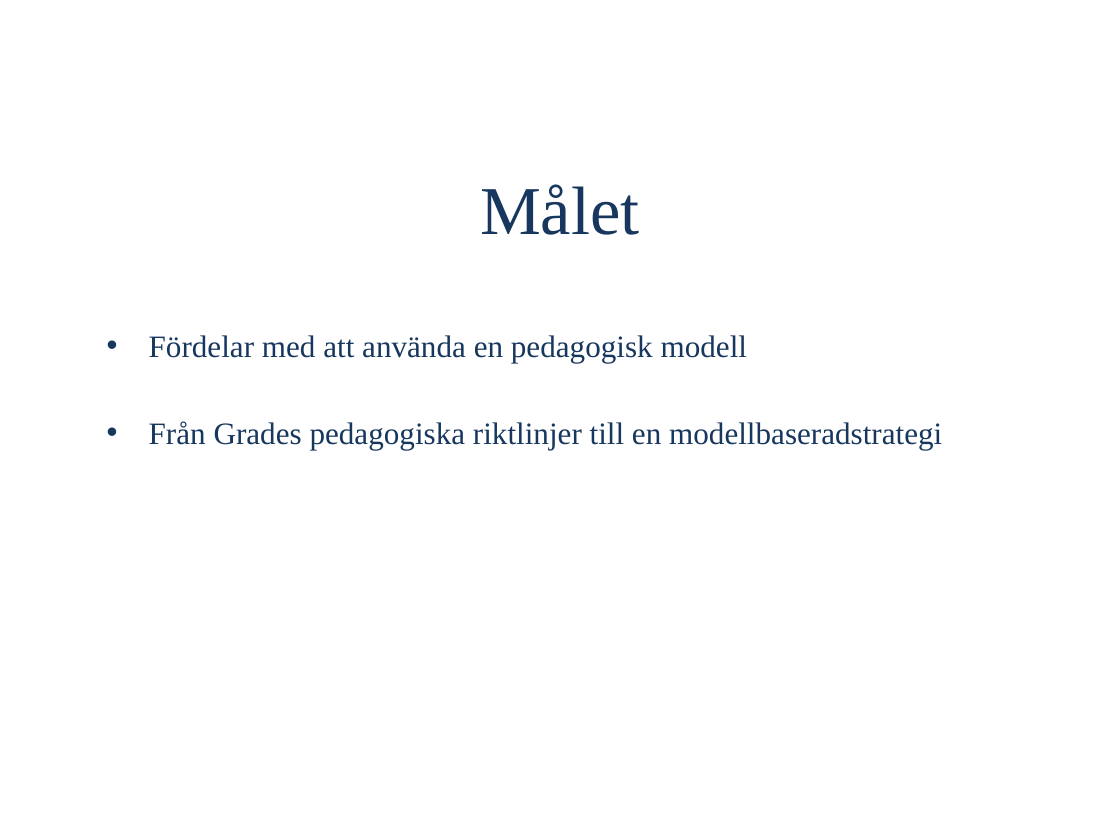
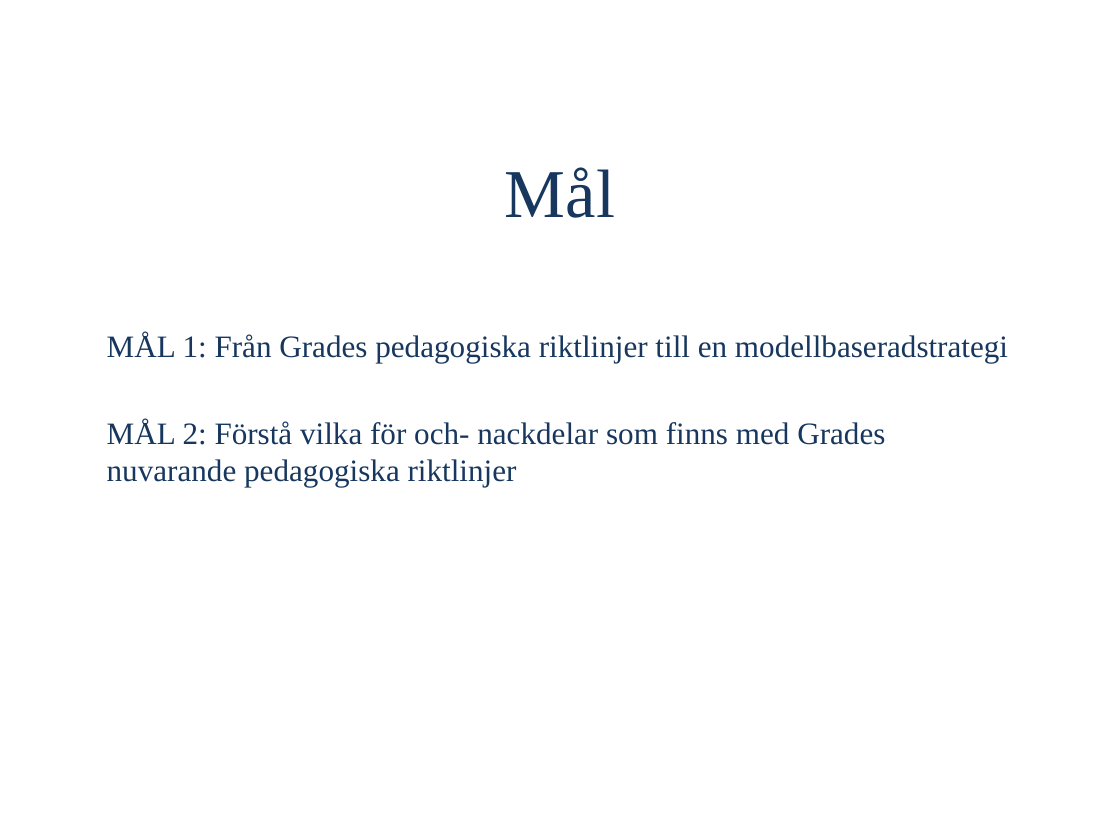
Before and after one commit to OliviaImner/thesis_document, a slide deck: slide 4 of Thesis/Presentation.pptx. Drawn at 1120x840 pixels with LibreOffice and Linux fonts; fonts in the diff are those of the drawing. Boxes give left, top, right and bottom in pixels: in the first picture for what was removed or moved away, otherwise in the second. Text is boxed around its words. In the diff, an @@ line names an element or a change of style, - is before the commit and + after.

```diff
--- a/Thesis/Presentation.pptx
+++ b/Thesis/Presentation.pptx
@@ title at [505, 167, 615, 218]: text changed @@
-Målet
+Mål
@@ text at [107, 332, 1008, 487]: text changed @@
-• Fördelar med att använda en pedagogisk modell
-• Från Grades pedagogiska riktlinjer till en modellbaseradstrategi
+MÅL 1: Från Grades pedagogiska riktlinjer till en modellbaseradstrategi
+MÅL 2: Förstå vilka för och- nackdelar som finns med Grades nuvarande pedagogiska riktlinjer
```
Also in this commit, not shown: 8 other slides changed, 8 slides added, 3 slides removed.
